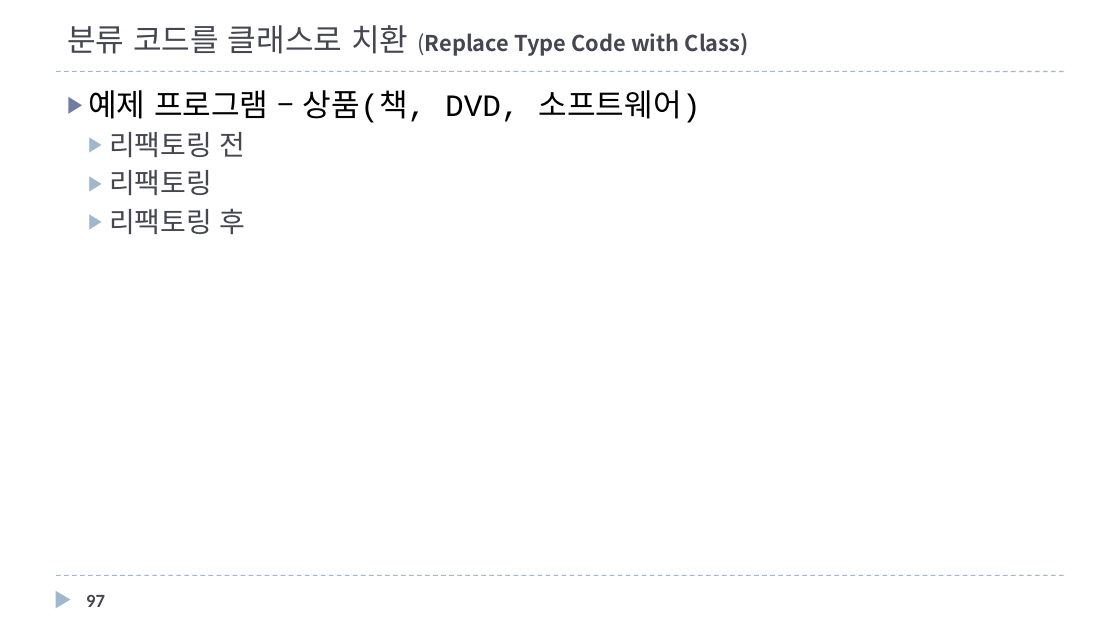
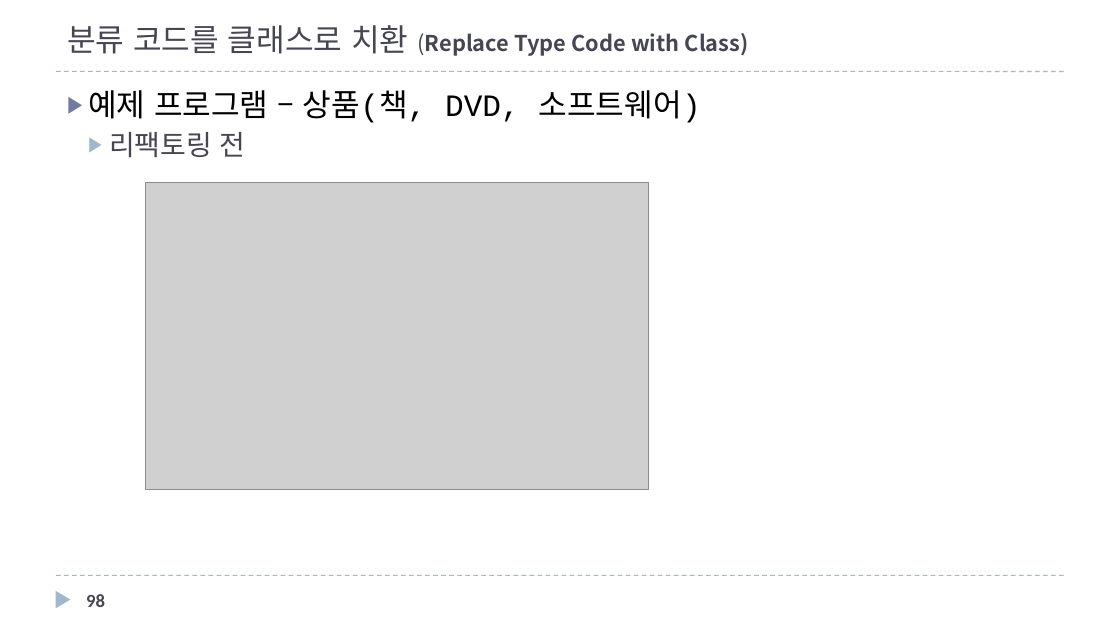
Before and after one commit to mkgungor/refactoring_java, a slide deck: slide 98 of ppt/자바로 배우는 리팩토링 입문3.pptx (slide 97 before the commit). Drawn at 1120x630 pixels with LibreOffice and Linux fonts; fonts in the diff are those of the drawing; grey boxes stand for pictures. Boxes give left, top, right and bottom in pixels: in the first picture for what was removed or moved away, otherwise in the second. Text is boxed around its words. In the diff, an @@ line names an element or a change of style, - is before the commit and + after.

```diff
--- a/ppt/자바로 배우는 리팩토링 입문3.pptx
+++ b/ppt/자바로 배우는 리팩토링 입문3.pptx
@@ text at bbox=[109, 170, 246, 234]: paragraphs removed @@
-  ▶ 리팩토링
-  ▶ 리팩토링 후
@@ picture added at bbox=[146, 183, 648, 489] @@
@@ page number at bbox=[86, 594, 105, 607]: text changed @@
-97
+98
```
Also in this commit, not shown: 5 other slides changed, 31 slides added, 16 other files.
